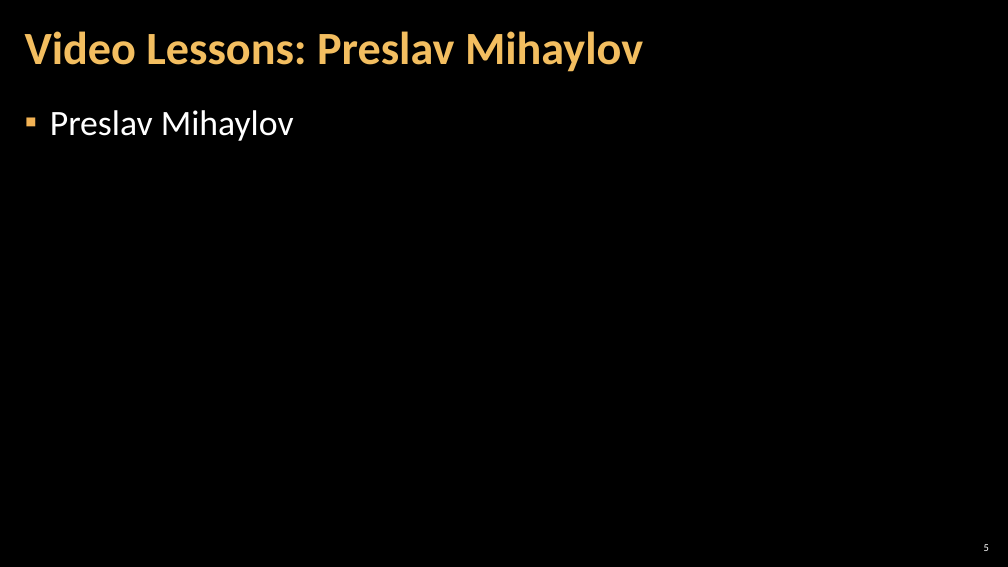
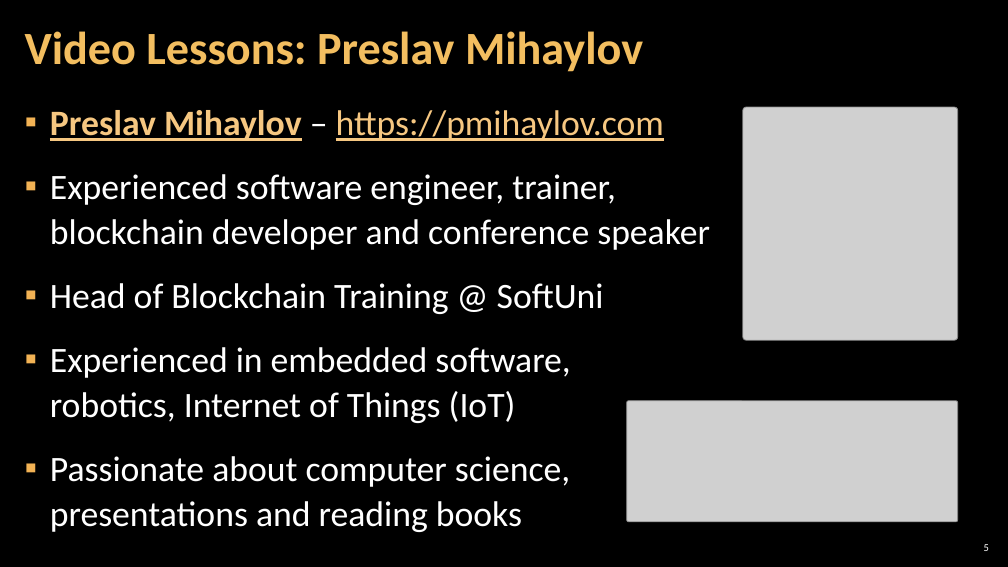
Before and after one commit to SoftUni/Programming-Basics-Book-CSharp-EN, a slide deck: slide 5 of resources/Presentation-Slides/Chapter-0-Preface/04.Trainers-and-Contributors.pptx. Drawn at 1008x567 pixels with LibreOffice and Linux fonts; fonts in the diff are those of the drawing; grey boxes stand for pictures; background and template pictures are left out. Boxes give left, top, right and bottom in pixels: in the first picture for what was removed or moved away, otherwise in the second. Text is boxed around its words. In the diff, an @@ line names an element or a change of style, - is before the commit and + after.

```diff
--- a/resources/Presentation-Slides/Chapter-0-Preface/04.Trainers-and-Contributors.pptx
+++ b/resources/Presentation-Slides/Chapter-0-Preface/04.Trainers-and-Contributors.pptx
@@ text at [50, 110, 710, 532]: text changed @@
-▪ Preslav Mihaylov
+▪ Preslav Mihaylov – https://pmihaylov.com
+▪ Experienced software engineer, trainer,
+  blockchain developer and conference speaker
+▪ Head of Blockchain Training @ SoftUni
+▪ Experienced in embedded software,
+  robotics, Internet of Things (IoT)
+▪ Passionate about computer science,
+  presentations and reading books
@@ picture added at [743, 107, 957, 340] @@
@@ picture added at [627, 401, 958, 522] @@
```
Also in this commit, not shown: 3 other slides changed, 12 other files.
